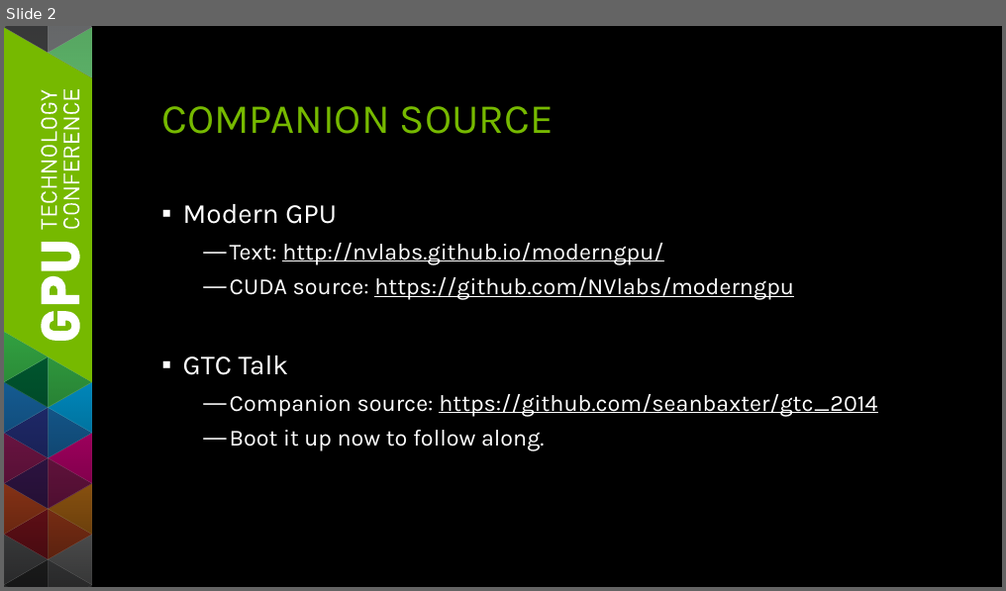
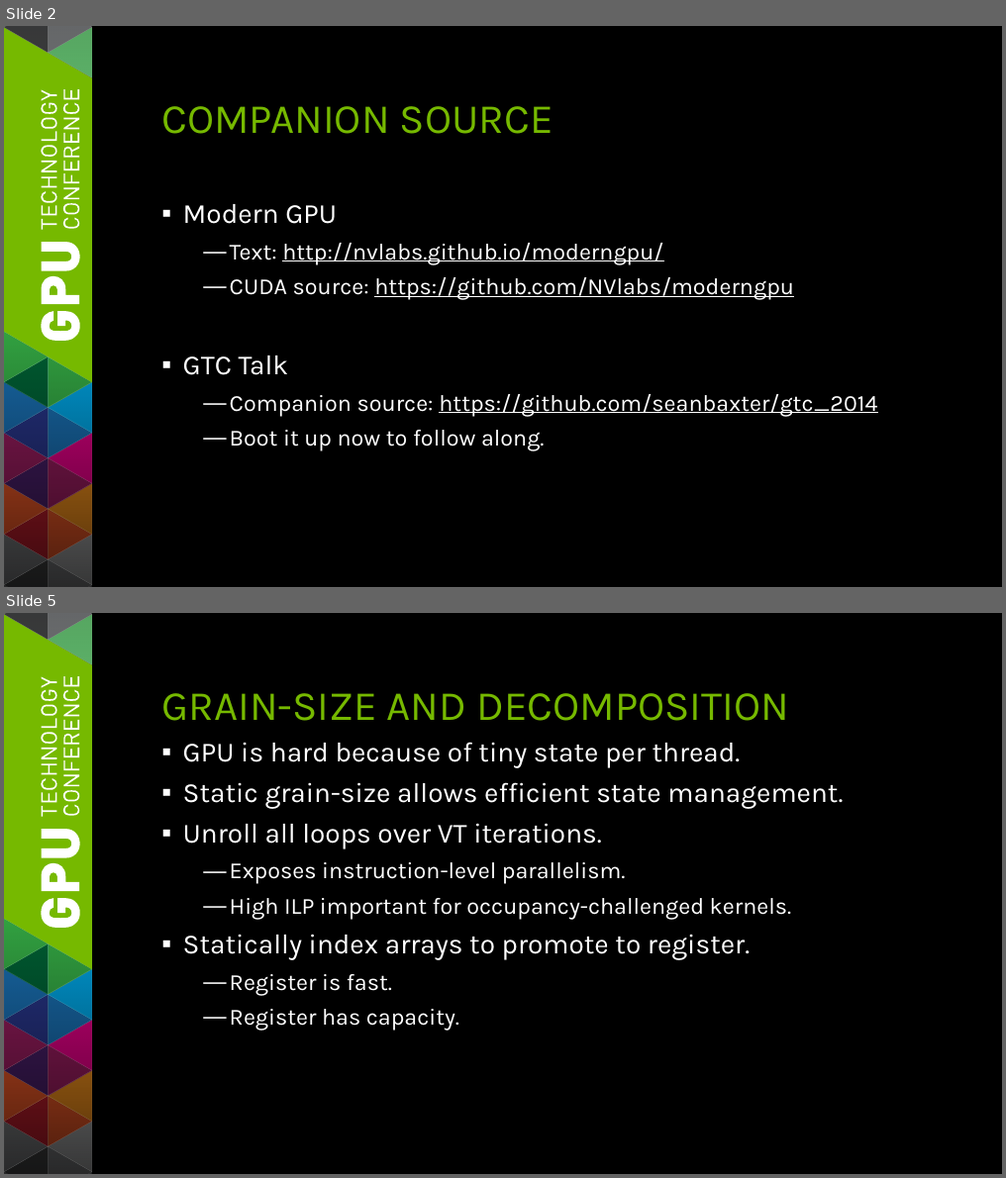
Before and after one commit to seanbaxter/gtc_2014, a slide deck: gtc_2014_sean_baxter.pptx. Shown one above the other, each under a label of ours: slide 2 before the commit, slides 2 and 5 after it; the slides between them are not shown. The pictures are 1006x591 and 1006x1178 pixels, drawn with LibreOffice and Linux fonts; fonts in the diff are those of the drawing. Boxes give left, top, right and bottom in pixels: in the first picture for what was removed or moved away, otherwise in the second. Text is boxed around its words. In the diff, an @@ line names an element or a change of style, - is before the commit and + after.

```diff
--- a/gtc_2014_sean_baxter.pptx
+++ b/gtc_2014_sean_baxter.pptx
@@ slide 5 added at (4,613,1002,1174), background #000000; not listed: 101 template elements that a slide beside it also shows @@
@@ title added at (161,693,789,721), 36 pt, text #76B900 @@
+GRAIN-SIZE AND DECOMPOSITION
@@ text added at (183,742,843,1031), 24 pt, text #FFFFFF @@
+▪ GPU is hard because of tiny state per thread.
+▪ Static grain-size allows efficient state management.
+▪ Unroll all loops over VT iterations.
+  — Exposes instruction-level parallelism.
+  — High ILP important for occupancy-challenged kernels.
+▪ Statically index arrays to promote to register.
+  — Register is fast.
+  — Register has capacity.
```
Also in this commit, not shown: 3 slides changed, 12 other slides added, 4 slides removed, 4 other files.
